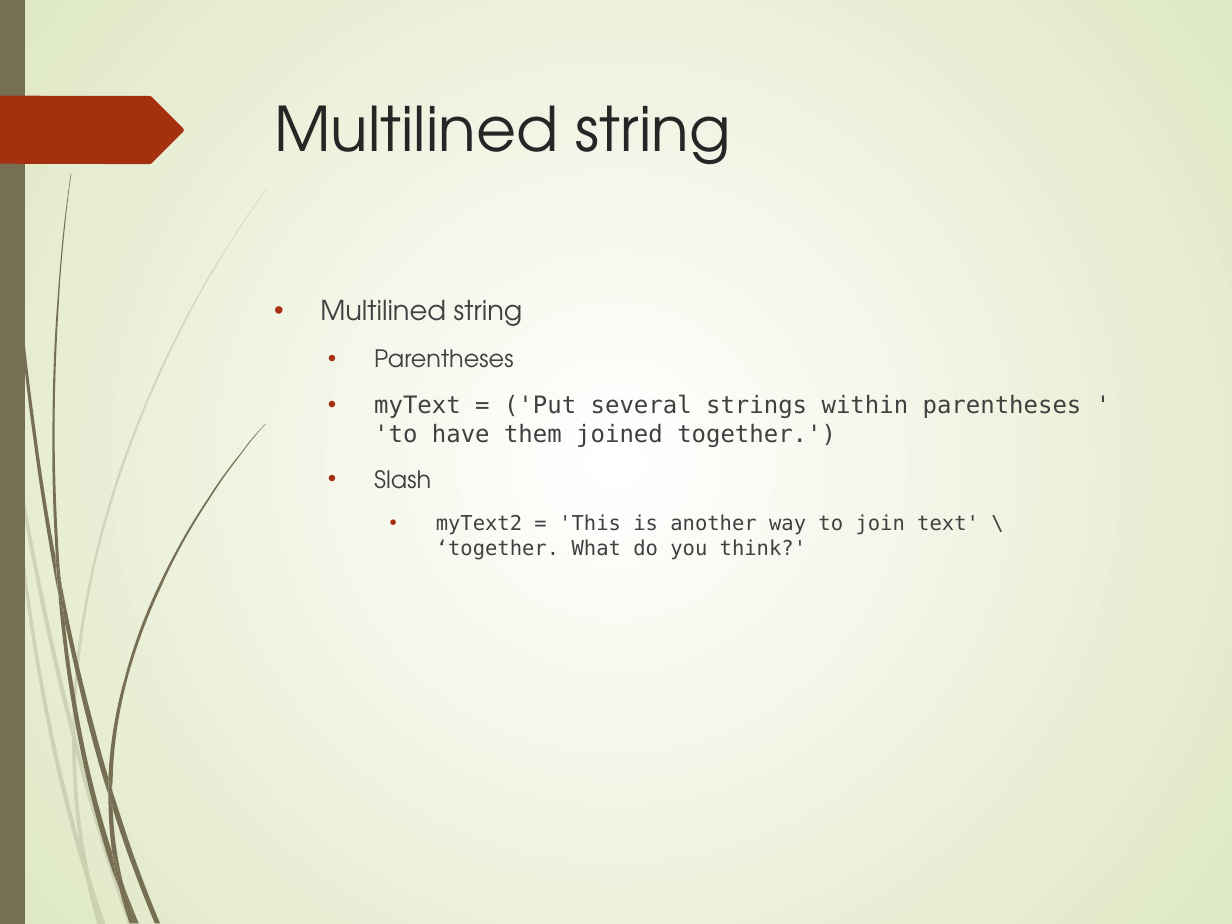
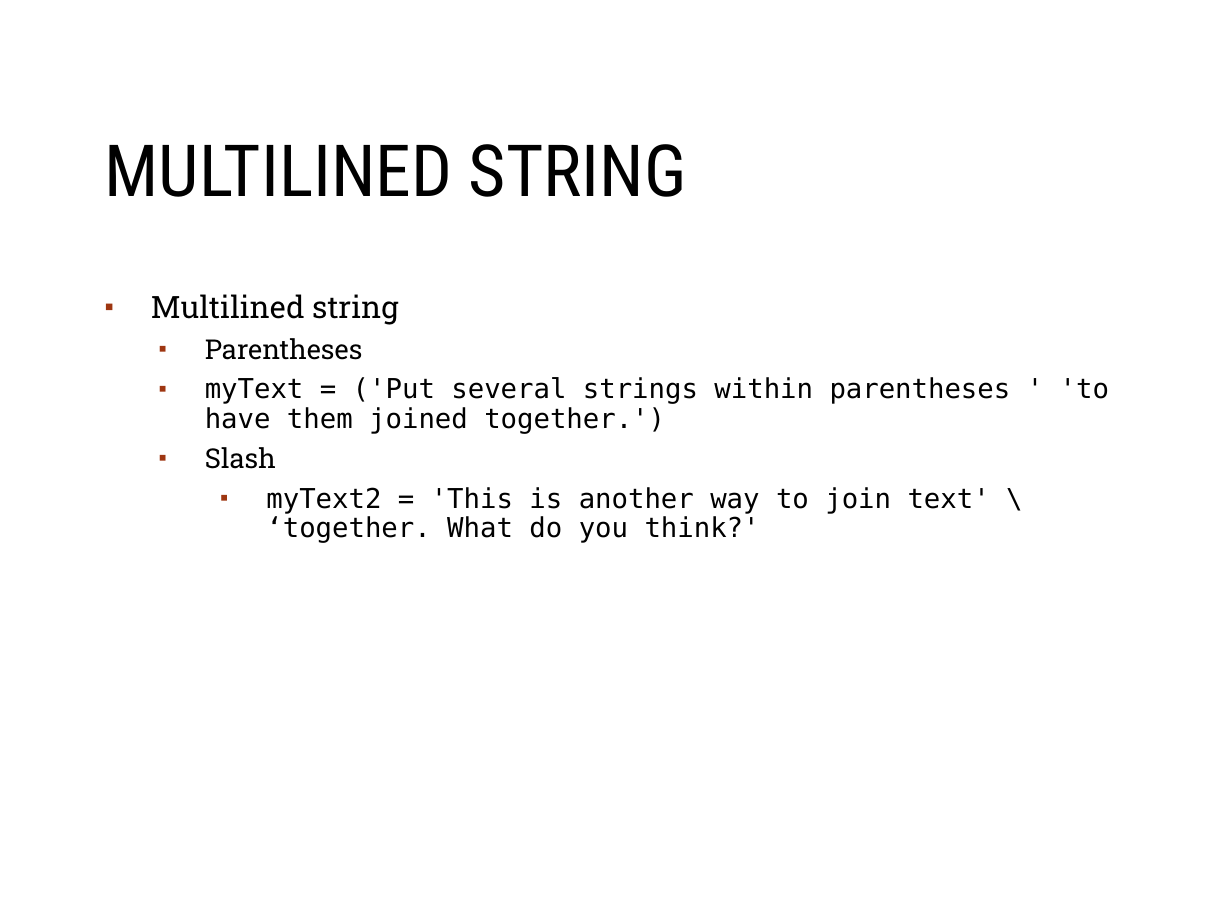
Before and after one commit to MGIS-UMN-GIS5577/GIS5578-week2, a slide deck: slide 8 of week2_strings.odp. Drawn at 1232x924 pixels with LibreOffice and Linux fonts; fonts in the diff are those of the drawing; background and template pictures are left out. Boxes give left, top, right and bottom in pixels: in the first picture for what was removed or moved away, otherwise in the second. Text is boxed around its words. In the diff, an @@ line names an element or a change of style, - is before the commit and + after.

```diff
--- a/week2_strings.odp
+++ b/week2_strings.odp
@@ background gradient #FFFFFF to #DFE8C4 to #FFFFFF @@
@@ freeform shape removed at [0,0,25,924] @@
@@ title "MULTILINED STRING" at [105,144,687,197]: vertical alignment top to middle @@
@@ freeform shape removed at [0,96,184,165] @@
@@ title at [105,144,687,197]: text changed; size 36 to 42 pt; font TeX Gyre Adventor to Roboto Condensed; text colour #262626 to #000000 @@
-Multilined string
+MULTILINED STRING
@@ text "Multilined string": place and size @@
-text "Multilined string" at [320,299,1082,560]
+text "Multilined string" at [151,294,1109,543]
@@ text "Multilined string" at [151,294,1109,543]: size 16 to 18 pt in "Multilined string"; font TeX Gyre Adventor to Roboto Slab in "Multilined string", "Parentheses", "Slash"; text colour #404040 to #000000; size 14 to 16 pt in "Parentheses", "myText = ('Put several strings within parentheses ...", "Slash"; size 12 to 16 pt in "myText2 = 'This is another way to ..."; bullet • to ▪; line spacing 1 to 0.9; less space between paragraphs; bullet colour #A53010 to #9E3611 @@
@@ group removed at [0,31,267,924]: 12 freeform shapes @@
@@ group removed at [2,0,266,924]: 12 freeform shapes @@
@@ freeform shape added at [1153,848,1196,891], outline #FFFFFF 0.99 pt @@
```
Also in this commit, not shown: 12 other slides changed, 2 slides added, 1 slide removed, 1 other file.
